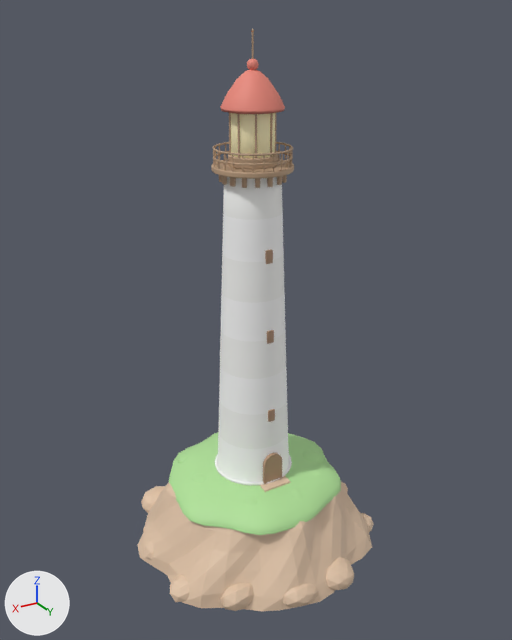
Two versions of the glTF model assets/meshes/SharkBaitLighthouse.glb, one commit apart.
Before and after are seen from a 50 mm camera at (29.1, 49.0, 46.9) aimed at (-0.3, 0.0, 22.4). Every picture has the same lights, and +X, +Y and +Z are marked at lower left. The first picture is the older version.

Names of what the first picture shows: 'Door', 'Grass', 'Lantern', 'Rail', 'Rock', 'Roof', 'Stripes', 'Tower'.
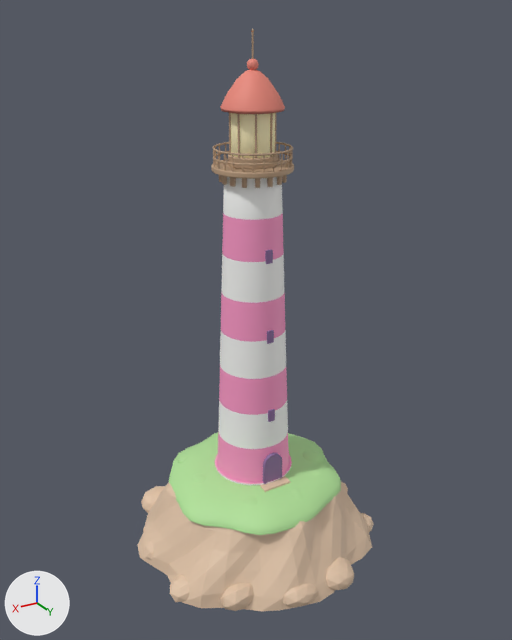
What the commit changed:
Material 'Stripes' (mat_stripes) changes colour from white #ffffff to pink #ff9bca; in linear values from (1.0, 1.0, 1.0) to (1.0, 0.329, 0.588).

Where the change shows, as pixel boxes [x1, y1, x2, y2] in the pictures (512 x 640 px):
'Stripes', recoloured (white to pink): [215, 213, 292, 484] in both
